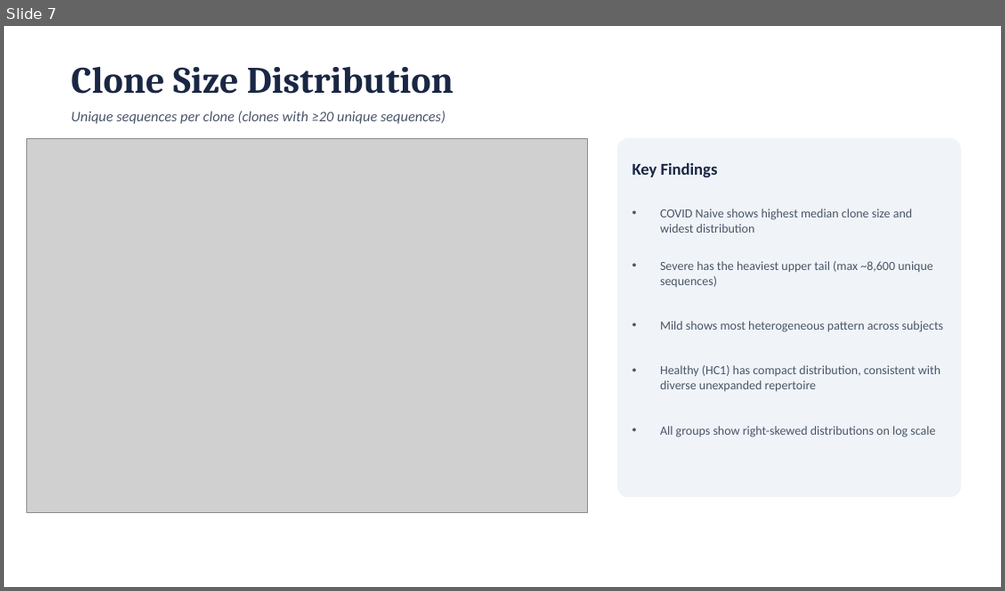
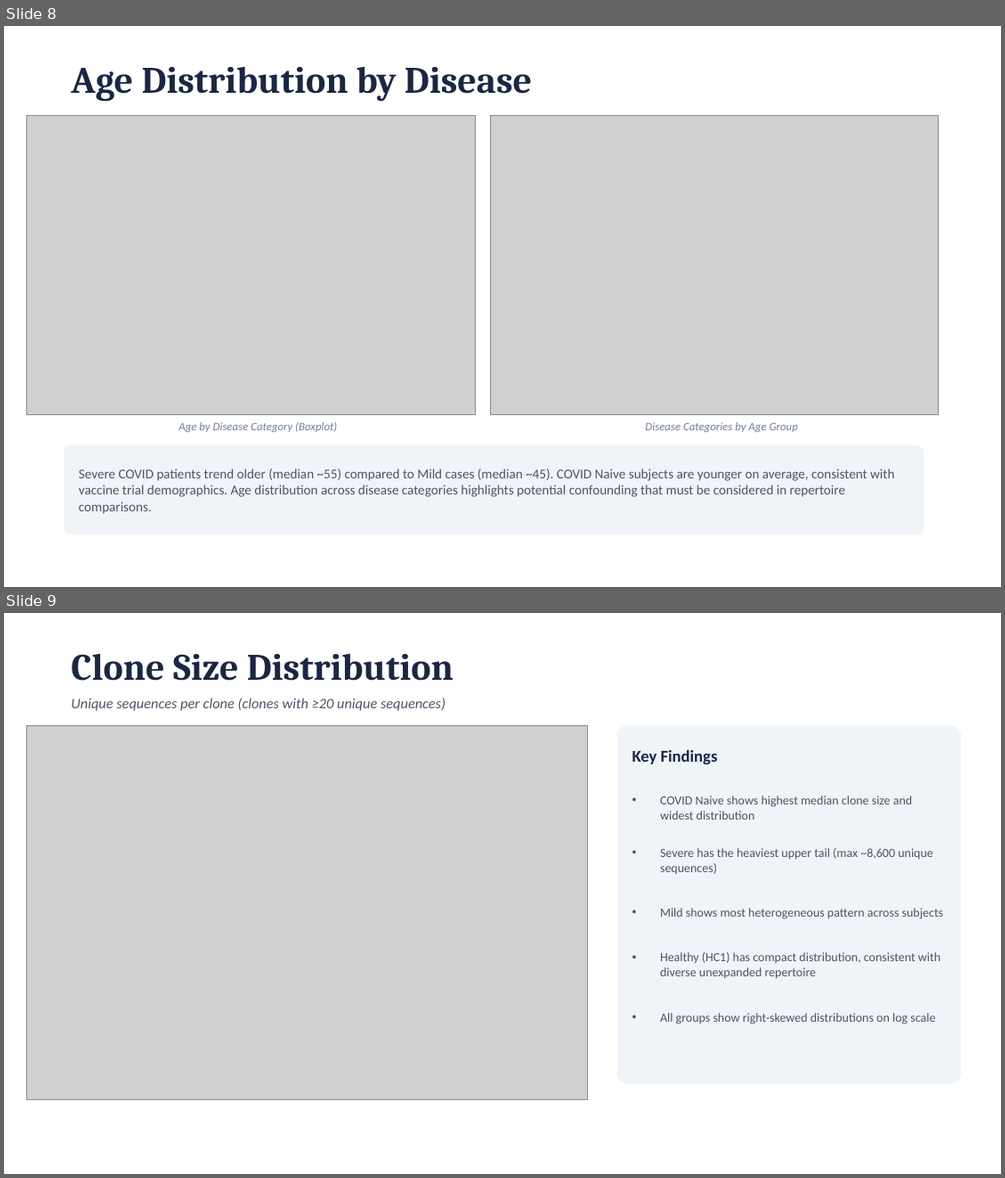
Before and after one commit to areensh/system-immunology-Lab, a slide deck: IS-API_Presentation.pptx. Shown one above the other, each under a label of ours: slide 7 before the commit, slides 8 and 9 after it. The pictures are 1005x591 and 1005x1178 pixels, drawn with LibreOffice and Linux fonts; fonts in the diff are those of the drawing; grey boxes stand for pictures. Boxes give left, top, right and bottom in pixels: in the first picture for what was removed or moved away, otherwise in the second. Text is boxed around its words. In the diff, an @@ line names an element or a change of style, - is before the commit and + after.

```diff
--- a/IS-API_Presentation.pptx
+++ b/IS-API_Presentation.pptx
@@ slide 8 added at (x1=4, y1=26, x2=1001, y2=587), background #FFFFFF @@
@@ text added at (x1=71, y1=67, x2=532, y2=102), 36 pt, text #1A2744, bold @@
+Age Distribution by Disease
@@ picture added at (x1=26, y1=116, x2=475, y2=415) @@
@@ picture added at (x1=490, y1=116, x2=938, y2=415) @@
@@ text added at (x1=178, y1=422, x2=337, y2=432), 11 pt, text #718096, italic @@
+Age by Disease Category (Boxplot)
@@ text added at (x1=645, y1=422, x2=798, y2=432), 11 pt, text #718096, italic @@
+Disease Categories by Age Group
@@ rounded rectangle added at (x1=64, y1=445, x2=923, y2=534), fill #F0F4F8 @@
@@ text added at (x1=79, y1=468, x2=894, y2=514), 13 pt, text #4A5568 @@
+Severe COVID patients trend older (median ~55) compared to Mild cases (median ~45). COVID Naive subjects are younger on average, consistent with vaccine trial demographics. Age distribution across disease categories highlights potential confounding that must be considered in repertoire comparisons.
@@ what was slide 7 is now slide 9 @@
```
Also in this commit, not shown: 1 other slide added, 1 other file.
